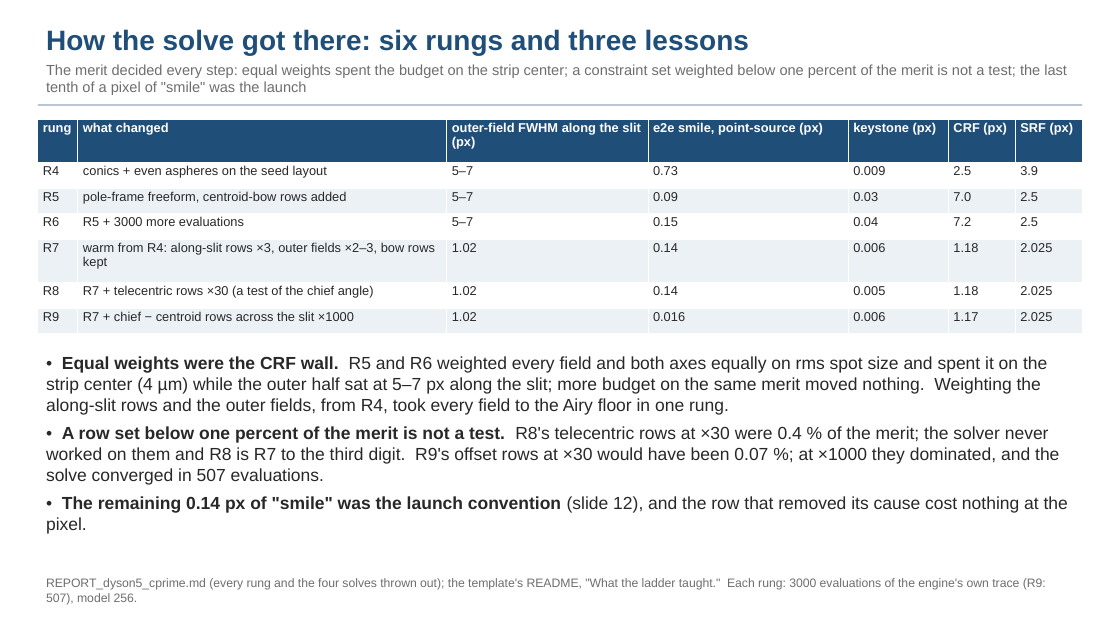
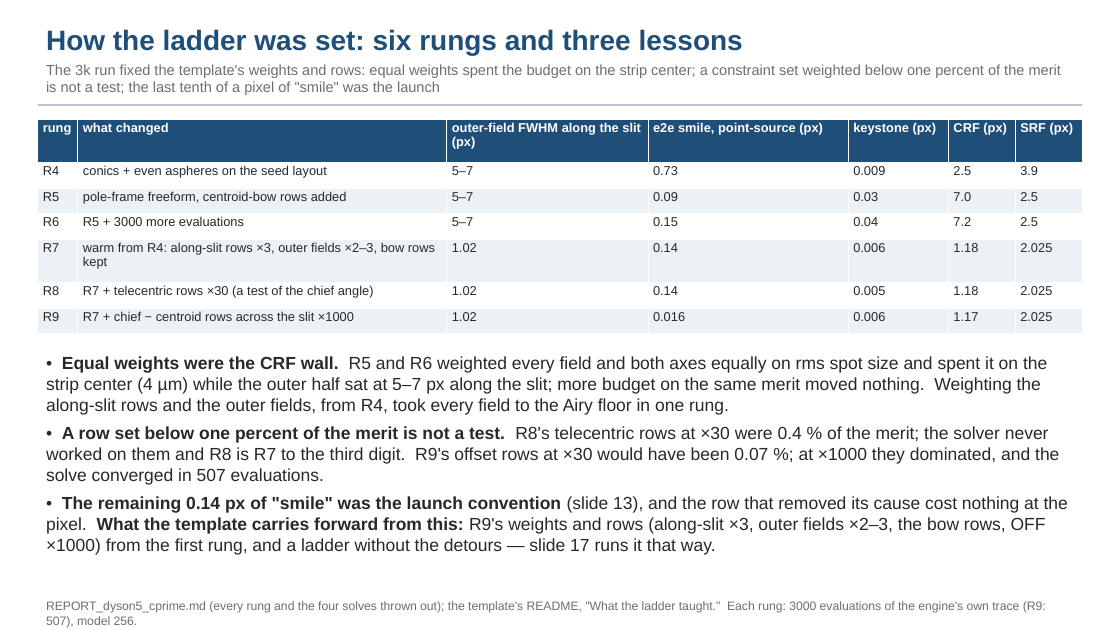
Before and after one commit to nasa-jpl/macos, a slide deck: slide 12 of demo_session/deck_dyson_3k.pptx (slide 11 before the commit). Drawn at 1120x630 pixels with LibreOffice and Linux fonts; fonts in the diff are those of the drawing. Boxes give left, top, right and bottom in pixels: in the first picture for what was removed or moved away, otherwise in the second. Text is boxed around its words. In the diff, an @@ line names an element or a change of style, - is before the commit and + after.

```diff
--- a/demo_session/deck_dyson_3k.pptx
+++ b/demo_session/deck_dyson_3k.pptx
@@ text at (x1=46, y1=29, x2=1061, y2=95): text changed @@
-How the solve got there: six rungs and three lessons
-The merit decided every step: equal weights spent the budget on the strip center; a constraint set weighted below one percent of the merit is not a test; the last tenth of a pixel of "smile" was the launch
+How the ladder was set: six rungs and three lessons
+The 3k run fixed the template's weights and rows: equal weights spent the budget on the strip center; a constraint set weighted below one percent of the merit is not a test; the last tenth of a pixel of "smile" was the launch
@@ text at (x1=46, y1=496, x2=1068, y2=555): text changed @@
-• The remaining 0.14 px of "smile" was the launch convention (slide 12), and the row that removed its cause cost nothing at the pixel.
+• The remaining 0.14 px of "smile" was the launch convention (slide 13), and the row that removed its cause cost nothing at the pixel. What the template carries forward from this: R9's weights and rows (along-slit ×3, outer fields ×2–3, the bow rows, OFF ×1000) from the first rung, and a ladder without the detours — slide 17 runs it that way.
@@ text "REPORT_dyson5_cprime.md (every rung and the ..." moved from (x1=46, y1=578, x2=1046, y2=605) to (x1=46, y1=601, x2=1046, y2=628) @@
```
Also in this commit, not shown: 12 other slides changed, 2 slides added, 2 other files.
